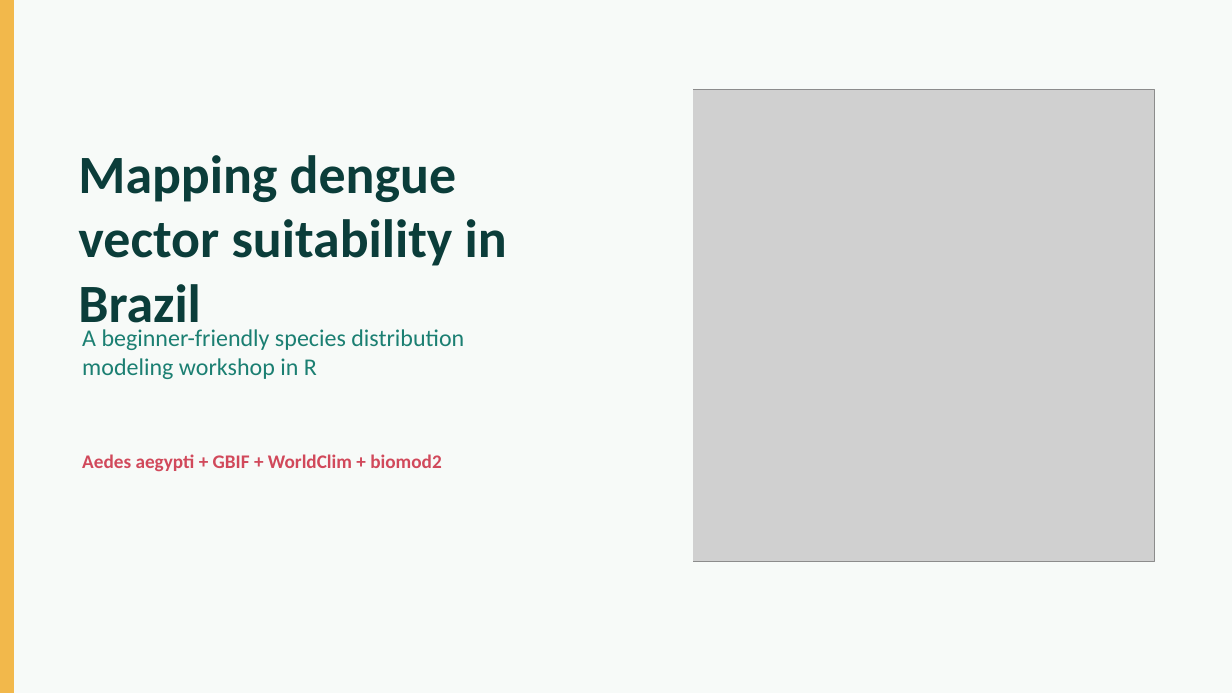
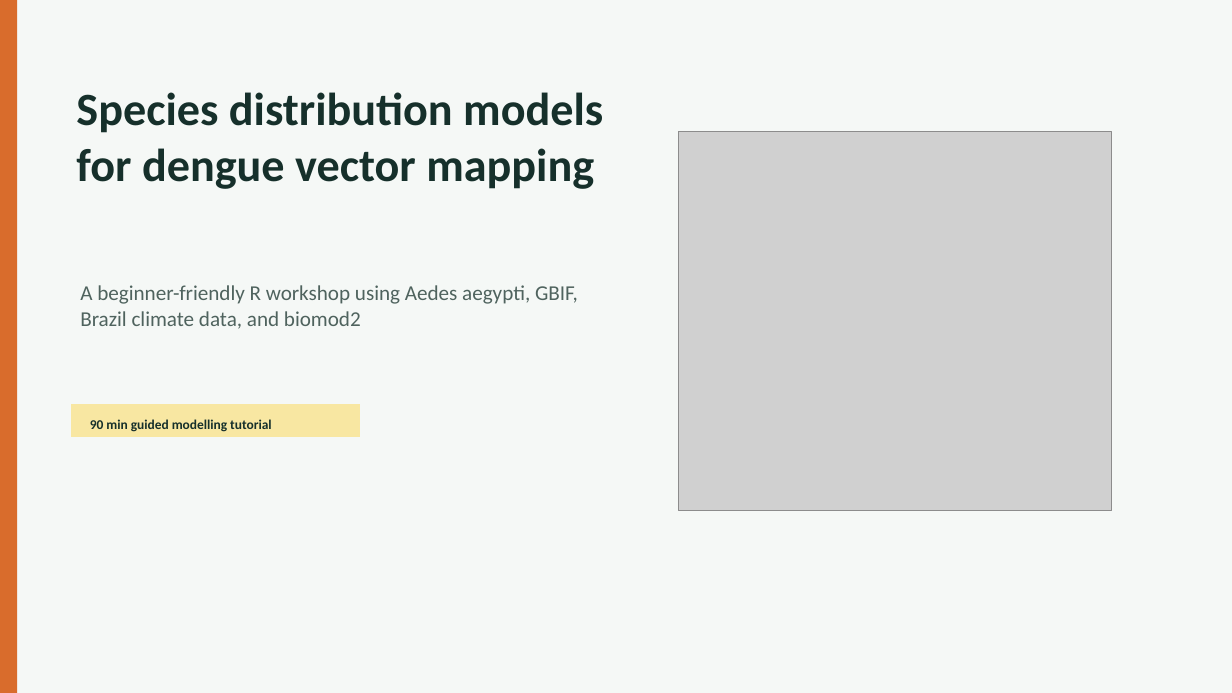
Before and after one commit to JeniccaP/SDM-Workshop, a slide deck: slide 1 of slides/intro_sdm_dengue_brazil.pptx. Drawn at 1232x693 pixels with LibreOffice and Linux fonts; fonts in the diff are those of the drawing; grey boxes stand for pictures. Boxes give left, top, right and bottom in pixels: in the first picture for what was removed or moved away, otherwise in the second. Text is boxed around its words. In the diff, an @@ line names an element or a change of style, - is before the commit and + after.

Commit message:
Refocus intro slides on SDM modelling

```diff
--- a/slides/intro_sdm_dengue_brazil.pptx
+++ b/slides/intro_sdm_dengue_brazil.pptx
@@ background #F7FAF8 to #F5F8F6 @@
@@ rectangle: place and size @@
-rectangle at box(0, 0, 14, 693)
+rectangle at box(0, 0, 18, 693)
@@ rectangle at box(0, 0, 18, 693): fill #F2B84B to #D96C2C; outline #F2B84B 0 pt to none @@
@@ rounded rectangle removed at box(0, 0, 693, 693) @@
@@ text added at box(76, 92, 603, 189), 36 pt, text #16302B, bold @@
+Species distribution models for dengue vector mapping
@@ picture: place and size @@
-picture at box(616, 90, 1155, 561)
+picture at box(678, 132, 1112, 511)
@@ text removed at box(78, 155, 507, 335) @@
-Mapping dengue vector suitability in Brazil
@@ text at box(80, 285, 578, 329): text changed; size 18.8 to 16.5 pt; text colour #1B7F72 to #4F635E @@
-A beginner-friendly species distribution modeling workshop in R
+A beginner-friendly R workshop using Aedes aegypti, GBIF, Brazil climate data, and biomod2
@@ rectangle added at box(71, 405, 360, 437), fill #F8E7A2 @@
@@ text added at box(90, 419, 272, 432), 10.5 pt, text #16302B, bold @@
+90 min guided modelling tutorial
@@ text removed at box(82, 454, 441, 472) @@
-Aedes aegypti + GBIF + WorldClim + biomod2
```
Also in this commit, not shown: 13 slides added, 9 slides removed, 1 other file.
